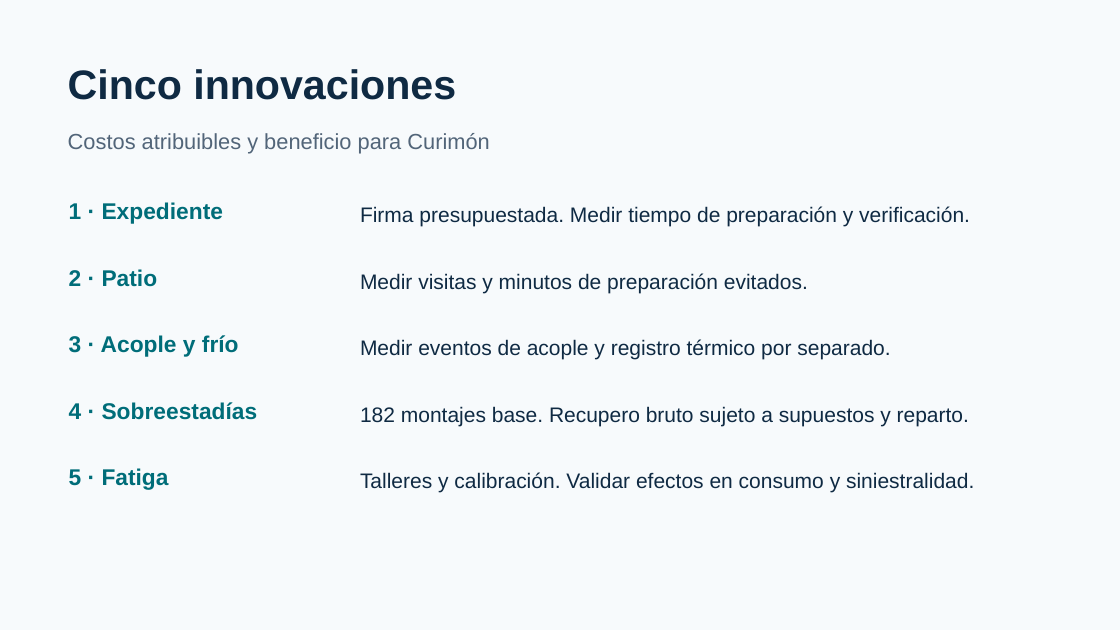
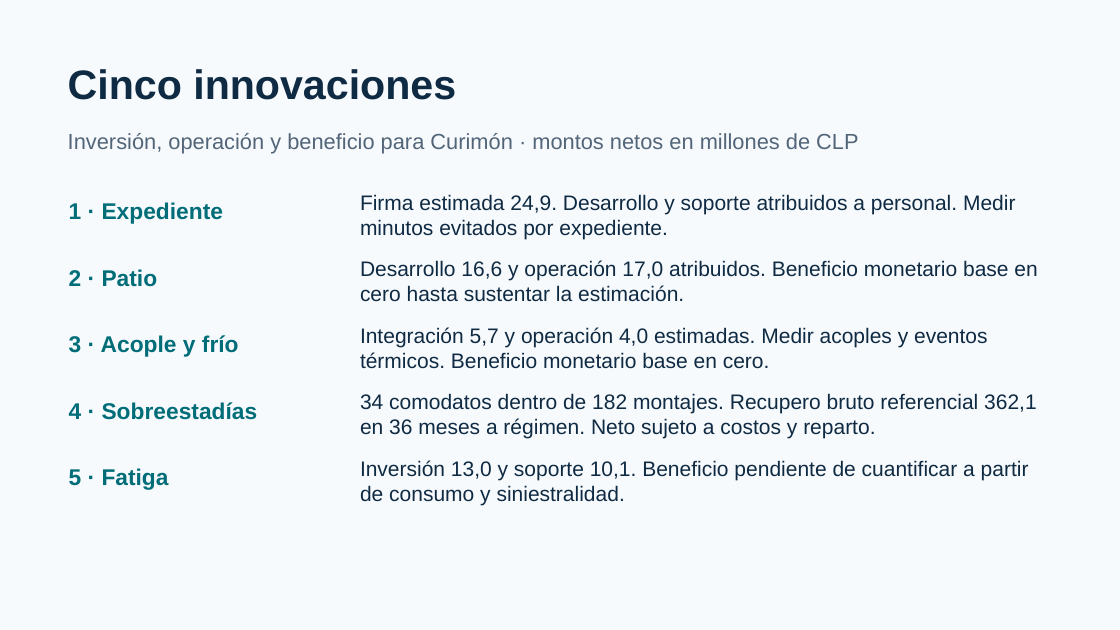
Before and after one commit to mvergaral/audIT, a slide deck: slide 6 of Informe-3/AUDIT-Informe3-Presentacion-Economica.pptx. Drawn at 1120x630 pixels with LibreOffice and Linux fonts; fonts in the diff are those of the drawing. Boxes give left, top, right and bottom in pixels: in the first picture for what was removed or moved away, otherwise in the second. Text is boxed around its words. In the diff, an @@ line names an element or a change of style, - is before the commit and + after.

```diff
--- a/Informe-3/AUDIT-Informe3-Presentacion-Economica.pptx
+++ b/Informe-3/AUDIT-Informe3-Presentacion-Economica.pptx
@@ text at box(68, 133, 858, 154): text changed @@
-Costos atribuibles y beneficio para Curimón
+Inversión, operación y beneficio para Curimón · montos netos en millones de CLP
@@ text at box(360, 194, 1015, 239): text changed @@
-Firma presupuestada. Medir tiempo de preparación y verificación.
+Firma estimada 24,9. Desarrollo y soporte atribuidos a personal. Medir minutos evitados por expediente.
@@ text at box(360, 260, 1037, 302): text changed @@
-Medir visitas y minutos de preparación evitados.
+Desarrollo 16,6 y operación 17,0 atribuidos. Beneficio monetario base en cero hasta sustentar la estimación.
@@ text at box(360, 327, 987, 369): text changed @@
-Medir eventos de acople y registro térmico por separado.
+Integración 5,7 y operación 4,0 estimadas. Medir acoples y eventos térmicos. Beneficio monetario base en cero.
@@ text at box(360, 393, 1037, 439): text changed @@
-182 montajes base. Recupero bruto sujeto a supuestos y reparto.
+34 comodatos dentro de 182 montajes. Recupero bruto referencial 362,1 en 36 meses a régimen. Neto sujeto a costos y reparto.
@@ text at box(360, 460, 1029, 505): text changed @@
-Talleres y calibración. Validar efectos en consumo y siniestralidad.
+Inversión 13,0 y soporte 10,1. Beneficio pendiente de cuantificar a partir de consumo y siniestralidad.
```
Also in this commit, not shown: 5 other slides changed, 12 other files.
